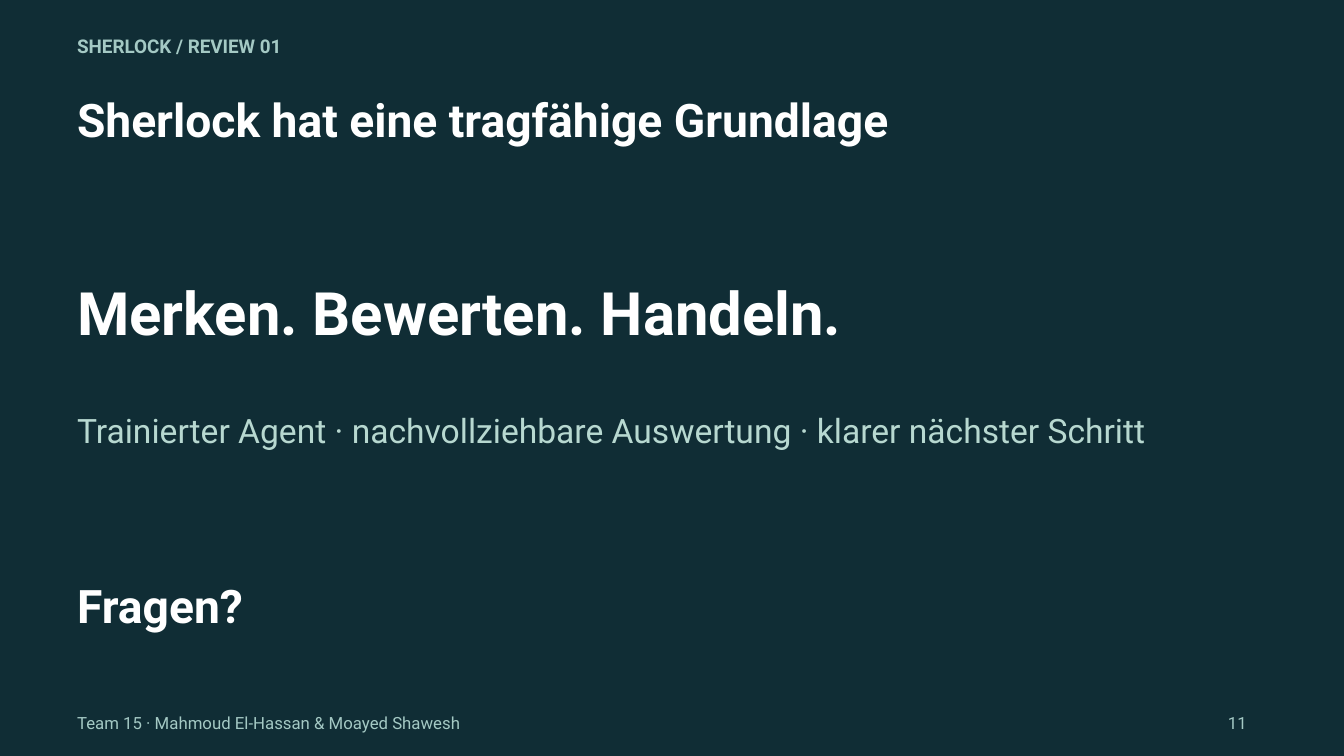
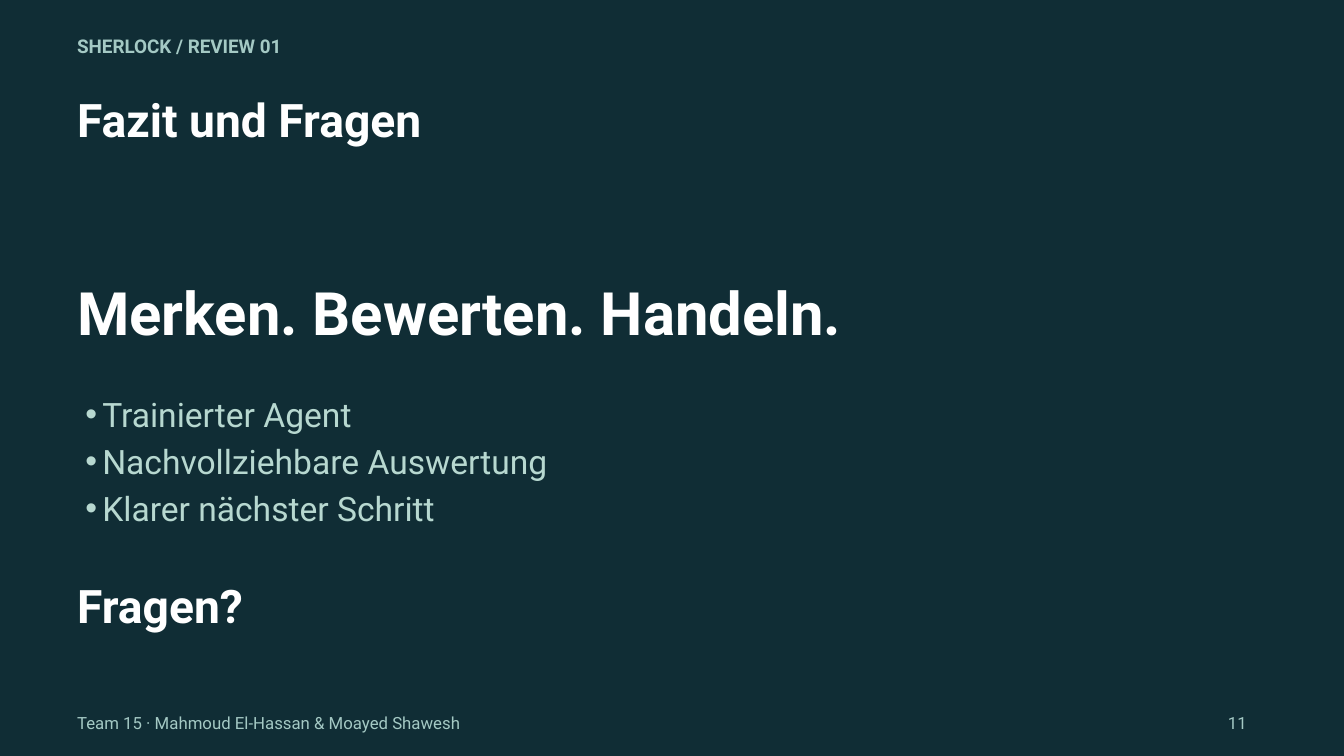
Before and after one commit to elhassanmahmoud/sherlock-luxAI-team15, a slide deck: slide 11 of docs/presentation/Sherlock_Review_16-10-2026.pptx. Drawn at 1344x756 pixels with LibreOffice and Linux fonts; fonts in the diff are those of the drawing. Boxes give left, top, right and bottom in pixels: in the first picture for what was removed or moved away, otherwise in the second. Text is boxed around its words. In the diff, an @@ line names an element or a change of style, - is before the commit and + after.

```diff
--- a/docs/presentation/Sherlock_Review_16-10-2026.pptx
+++ b/docs/presentation/Sherlock_Review_16-10-2026.pptx
@@ text at (77,102,421,147): text changed @@
-Sherlock hat eine tragfähige Grundlage
+Fazit und Fragen
@@ text at (102,403,548,522): text changed @@
-Trainierter Agent · nachvollziehbare Auswertung · klarer nächster Schritt
+• Trainierter Agent
+• Nachvollziehbare Auswertung
+• Klarer nächster Schritt
```
Also in this commit, not shown: 11 other slides changed, 6 other files.
